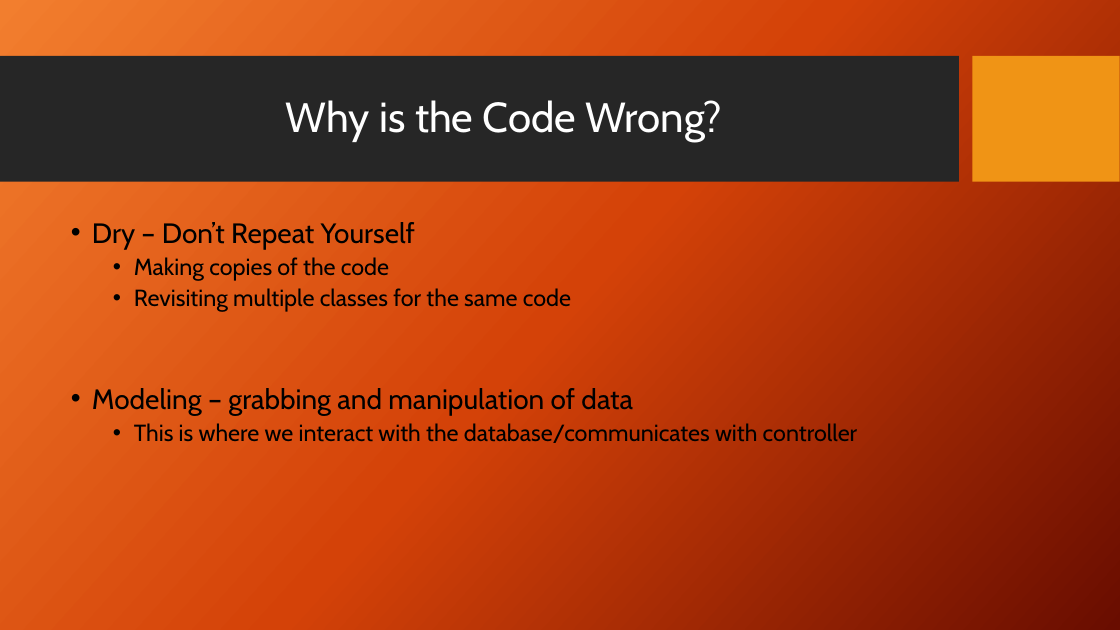
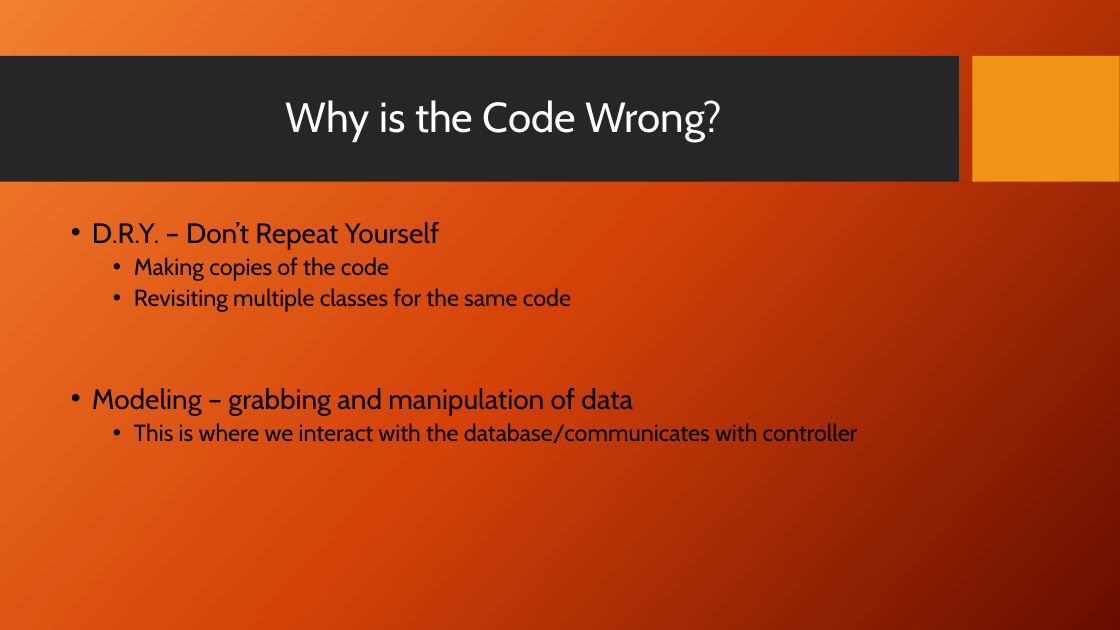
Before and after one commit to KidLanz/SID, a slide deck: slide 4 of DemoPresention/Angular Services.pptx (slide 3 before the commit). Drawn at 1120x630 pixels with LibreOffice and Linux fonts; fonts in the diff are those of the drawing; background and template pictures are left out. Boxes give left, top, right and bottom in pixels: in the first picture for what was removed or moved away, otherwise in the second. Text is boxed around its words. In the diff, an @@ line names an element or a change of style, - is before the commit and + after.

```diff
--- a/DemoPresention/Angular Services.pptx
+++ b/DemoPresention/Angular Services.pptx
@@ text at [92, 222, 439, 249]: text changed @@
-• Dry – Don’t Repeat Yourself
+• D.R.Y. – Don’t Repeat Yourself
```
Also in this commit, not shown: 3 other slides changed, 2 slides added.
